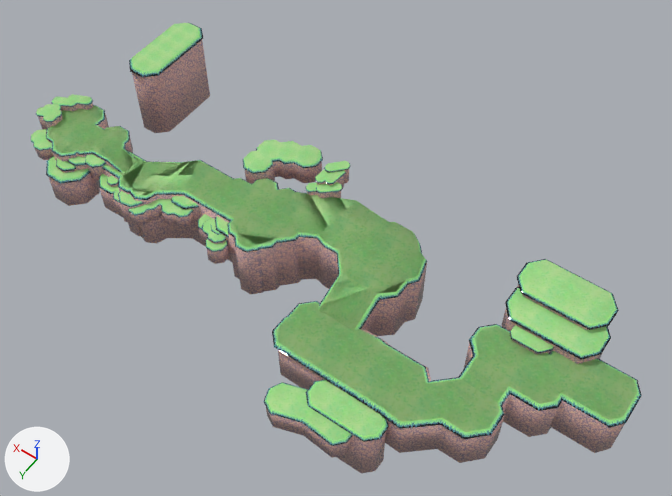
What one commit did to the FBX model NpcProject/Assets/Developers/Eunjung/Model/Forest/Terrain/River_Terrain.fbx.
Before and after are seen from a 50 mm camera at (219.0, 388.0, 582.0) aimed at (475.0, 30.0, 19.0). Every picture has the same lights, and +X, +Y and +Z are marked at lower left. Where no turn or scale is listed for an object, it has been applied to the vertices. Vertices at the same position are counted once.

Script lines for the objects in view, before the commit:
```python
me_mesh = bpy.data.meshes.new('Mesh')
me_mesh.from_pydata(...)  # 887 vertices, 1402 faces; spans x -253.0..253.0, y -131.0..130.0, z -19.0..18.0
me_mesh.materials.append(mat_material__270)  # picture img_terrain_edge_blur_test_png
# before: 607 (-35.0, 22.0, 1.0) at pixel (338, 274), 620 (-38.0, 21.0, 4.0) at pixel (341, 273), 632 (-35.0, 52.0, -13.0), 863 (-38.0, 52.0, -11.0)
me_mesh_001 = bpy.data.meshes.new('Mesh.001')
me_mesh_001.from_pydata(...)  # 1320 vertices, 2487 faces; spans x 232.0..736.0, y -88.0..171.0, z -27.0..58.0
me_mesh_001.materials.append(mat_material__7)
# before: 1180 (448.0, 63.0, 41.0) at pixel (339, 275), 1182 (448.0, 94.0, -9.0), 1185 (448.0, 94.0, 28.0), 1210 (447.0, 62.0, 43.0) at pixel (341, 274), 1212 (446.0, 94.0, 29.0)
me_mesh_002 = bpy.data.meshes.new('Mesh.002')
me_mesh_002.from_pydata(...)  # 244 vertices, 360 faces; spans x -250.0..241.0, y -42.0..89.0, z -15.0..9.0
me_mesh_002.materials.append(mat_material__270)  # picture img_terrain_edge_blur_test_png
ob_river_side = bpy.data.objects.new('River_Side', me_mesh_001)
ob_river_side.location = (0.0, 0.0, 0.0)
ob_river_upper_and_edge = bpy.data.objects.new('River_Upper_And_Edge', me_mesh)
ob_river_upper_and_edge.location = (484.2, 41.5, 40.8)
ob_river_upper_colider = bpy.data.objects.new('River_Upper_Colider', me_mesh_002)
ob_river_upper_colider.location = (484.2, 41.5, 40.8)
```
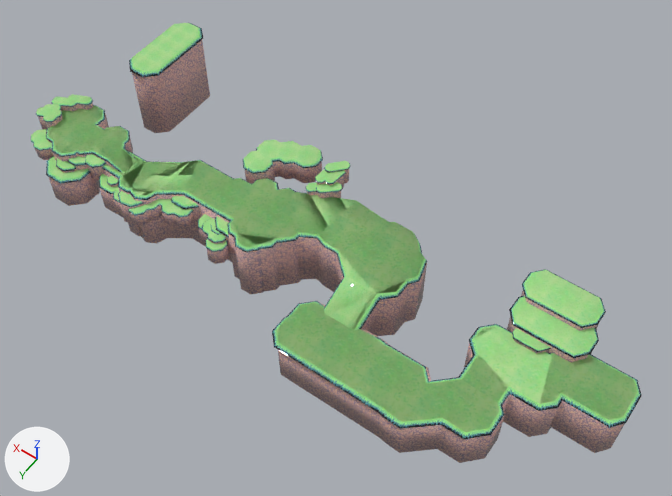
Where the change shows, as pixel boxes [x1, y1, x2, y2] in the pictures (672 x 496 px; the box of a moved part takes in the faces that stretch with it):
'River_Upper_And_Edge', reshaped: before [31, 23, 642, 446]; after [31, 23, 642, 440]
'River_Side', reshaped: before [33, 40, 625, 473]; after [33, 40, 625, 463]
part 1 of me_mesh_002, built on (green): after [323, 251, 531, 399]
part 2 of me_mesh_001, moved or reshaped: before [517, 284, 589, 330]; after [521, 291, 599, 331]
part 3 of me_mesh_001, moved or reshaped: before [502, 309, 604, 364]; after [507, 316, 592, 363]
part 4 of me_mesh_001, moved or reshaped: before [512, 340, 550, 354]; after [514, 339, 549, 354]
part 5 of me_mesh_001, deleted: before [266, 408, 351, 458]
part 6 of me_mesh_001, deleted: before [337, 432, 386, 473]
part 7 of me_mesh_001, moved or reshaped (not visible before): after [337, 257, 343, 282]
part 8 of me_mesh, moved or reshaped: before [517, 259, 619, 330]; after [522, 269, 606, 328]
part 9 of me_mesh, moved or reshaped: before [505, 287, 611, 360]; after [509, 296, 599, 359]
part 10 of me_mesh, moved or reshaped: before [510, 326, 554, 354]; after [512, 328, 551, 352]
part 11 of me_mesh, deleted (green): before [263, 382, 353, 446]
part 12 of me_mesh, deleted (green): before [306, 380, 389, 442]
part 13 of me_mesh, moved or reshaped: before [319, 251, 377, 331]; after [324, 251, 377, 331]
part 14 of me_mesh, surface changed: [272, 301, 642, 440] in both

The change in detail:
me_mesh is used by ob_river_upper_and_edge; location (484.2, 41.5, 40.8).
Verts and faces of me_mesh; kept vertices keep their numbers, new ones are numbered from 887.
me_mesh had 887 vertices, 1402 faces and spanned x -253.0..253.0, y -131.0..130.0, z -19.0..18.0.
me_mesh now has 847 vertices, 1346 faces and spans x -253.0..253.0, y -131.0..92.0, z -13.0..18.0.
me_mesh part 8: the loose piece of 16 vertices spanning x -213.0..-141.0, y -74.0..-37.0, z 5.0..7.0 is scaled about its middle by 0.824, then moved by (0.0, 4.0, -1.0).
me_mesh part 9: the loose piece of 16 vertices spanning x -218.0..-144.0, y -55.0..-16.0, z 0.0..2.0 is scaled about its middle by 0.847, then moved by (0.0, 4.0, -1.0).
me_mesh part 10: the loose piece of 18 vertices spanning x -189.0..-158.0, y -25.0..-6.0, z -5.0..-3.0 is scaled about its middle by 0.904.
me_mesh part 11: the loose piece of 24 vertices spanning x -111.0..-44.0, y 93.0..130.0, z -19.0..-17.0 is deleted.
me_mesh part 12: the loose piece of 16 vertices spanning x -127.0..-67.0, y 86.0..112.0, z -16.0..-14.0 is deleted.
Part 13, on me_mesh:
Vertices 620, 632, 863 move by (-4.0, 0.0, 0.0).
Vertex 607 moves to (-40.0, 22.0, 1.0), pixel (343, 277).
me_mesh part 14: 99 kept faces spanning x -253.0..-20.0, y -31.0..92.0, z -12.0..-8.0 get new texture (UV) coordinates.
me_mesh_001 is used by ob_river_side; location (0.0, 0.0, 0.0).
Verts and faces of me_mesh_001; kept vertices keep their numbers, new ones are numbered from 1320.
me_mesh_001 had 1320 vertices, 2487 faces and spanned x 232.0..736.0, y -88.0..171.0, z -27.0..58.0.
me_mesh_001 now has 1260 vertices, 2375 faces and spans x 232.0..736.0, y -88.0..133.0, z -27.0..58.0.
me_mesh_001 part 2: the loose piece of 24 vertices spanning x 274.0..341.0, y -32.0..3.0, z 18.0..47.0 is scaled about its middle by 0.831, then moved by (0.0, 5.0, 1.0).
me_mesh_001 part 3: the loose piece of 24 vertices spanning x 268.0..339.0, y -13.0..25.0, z 13.0..42.0 is scaled about its middle by 0.831, then moved by (0.0, 5.0, 1.0).
me_mesh_001 part 4: the loose piece of 27 vertices spanning x 297.0..325.0, y 18.0..34.0, z 14.0..37.0 is scaled about its middle by 0.92.
me_mesh_001 part 5: the loose piece of 36 vertices spanning x 374.0..439.0, y 135.0..171.0, z 2.0..22.0 is deleted.
me_mesh_001 part 6: the loose piece of 24 vertices spanning x 358.0..415.0, y 128.0..153.0, z -27.0..25.0 is deleted.
Part 7, on me_mesh_001:
Vertices 1180, 1182, 1185, 1210 move by (-4.0, 0.0, 0.0).
Vertex 1212 moves to (443.0, 94.0, 29.0).
me_mesh_002 is used by ob_river_upper_colider; location (484.2, 41.5, 40.8).
me_mesh_002 had 244 vertices, 360 faces and spanned x -250.0..241.0, y -42.0..89.0, z -15.0..9.0.
me_mesh_002 now has 252 vertices, 372 faces and spans x -250.0..241.0, y -42.0..89.0, z -40.0..9.0.
Part 1, on me_mesh_002:
1 vertex is removed from x -191.0, y -12.0, z -12.0.
7 faces are deleted.
20 vertices in x -182.0..-23.0, y 39.0..89.0, z -13.0 move by (0.0, 0.0, -27.0).
14 vertices in x -250.0..-140.0, y -27.0..26.0, z -12.0 move by (0.0, 0.0, -26.0).
3 vertices in x -38.0, y 21.0..52.0, z -15.0..4.0 move by (-4.0, 0.0, 0.0).
1 vertex moves from x -38.0, y 21.0, z 0.0 to x -42.0, y 22.0, z 1.0.
9 vertices are added at x -191.0..-165.0, y -12.0..3.0, z -38.0..-8.0.
19 new faces join them.
